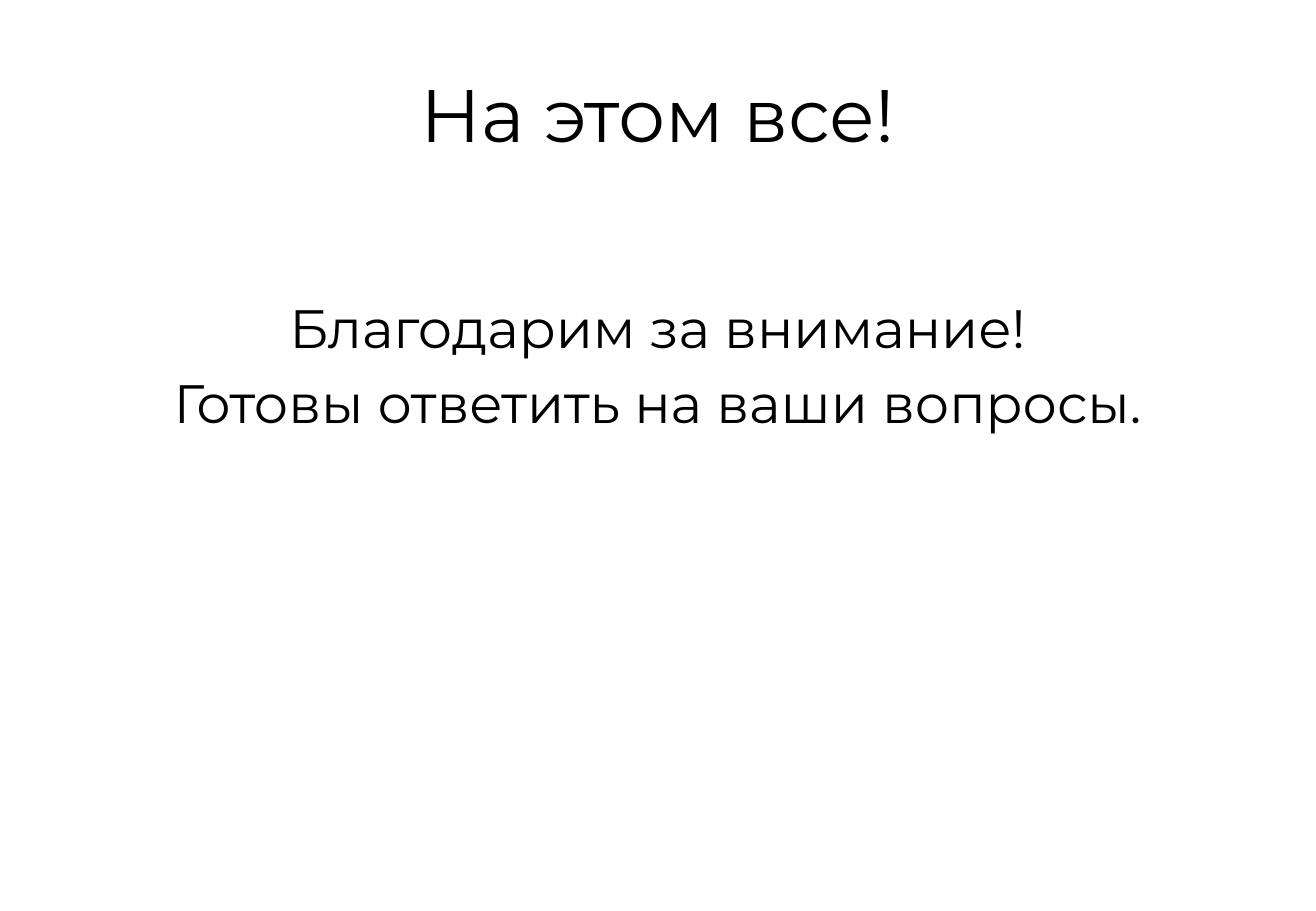
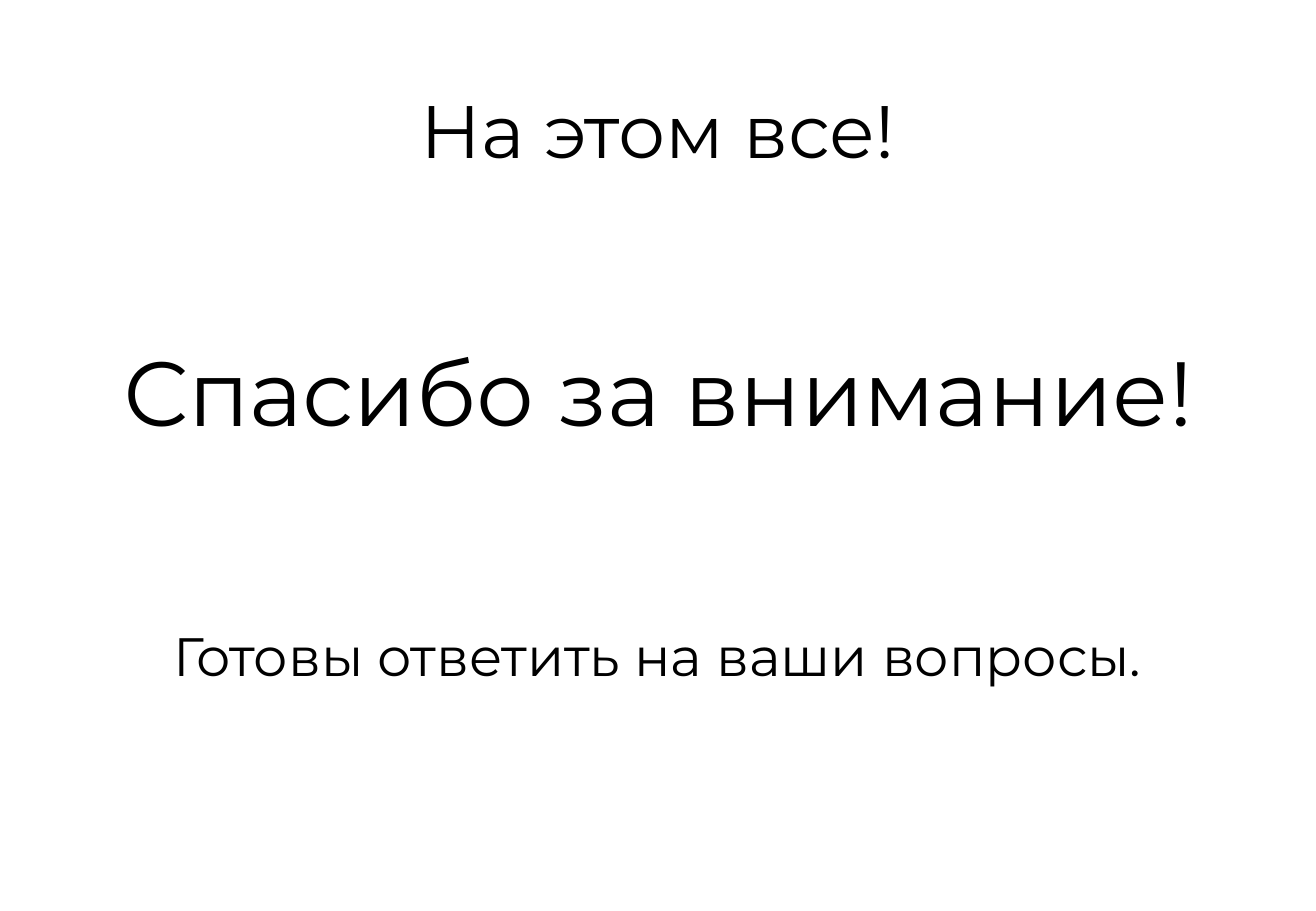
Before and after one commit to Delomoon/olimp2026Project, a slide deck: slide 7 of Умный паркинг2 (1).pptx (slide 8 before the commit). Drawn at 1316x911 pixels with LibreOffice and Linux fonts; fonts in the diff are those of the drawing; background and template pictures are left out. Boxes give left, top, right and bottom in pixels: in the first picture for what was removed or moved away, otherwise in the second. Text is boxed around its words. In the diff, an @@ line names an element or a change of style, - is before the commit and + after.

```diff
--- a/Умный паркинг2 (1).pptx
+++ b/Умный паркинг2 (1).pptx
@@ title "На этом все!": place and size @@
-title "На этом все!" at (420, 90, 895, 143)
+title "На этом все!" at (420, 106, 895, 159)
@@ text at (289, 310, 1026, 359): paragraph removed @@
-Благодарим за внимание!
@@ text added at (123, 357, 1193, 427), 54 pt, text #000000 @@
+Спасибо за внимание!
@@ text "Готовы ответить на ваши вопросы.": place and size @@
-text "Готовы ответить на ваши вопросы." at (174, 310, 1141, 434)
+text "Готовы ответить на ваши вопросы." at (174, 638, 1141, 687)
```
Also in this commit, not shown: 2 other slides changed, 1 slide removed.
